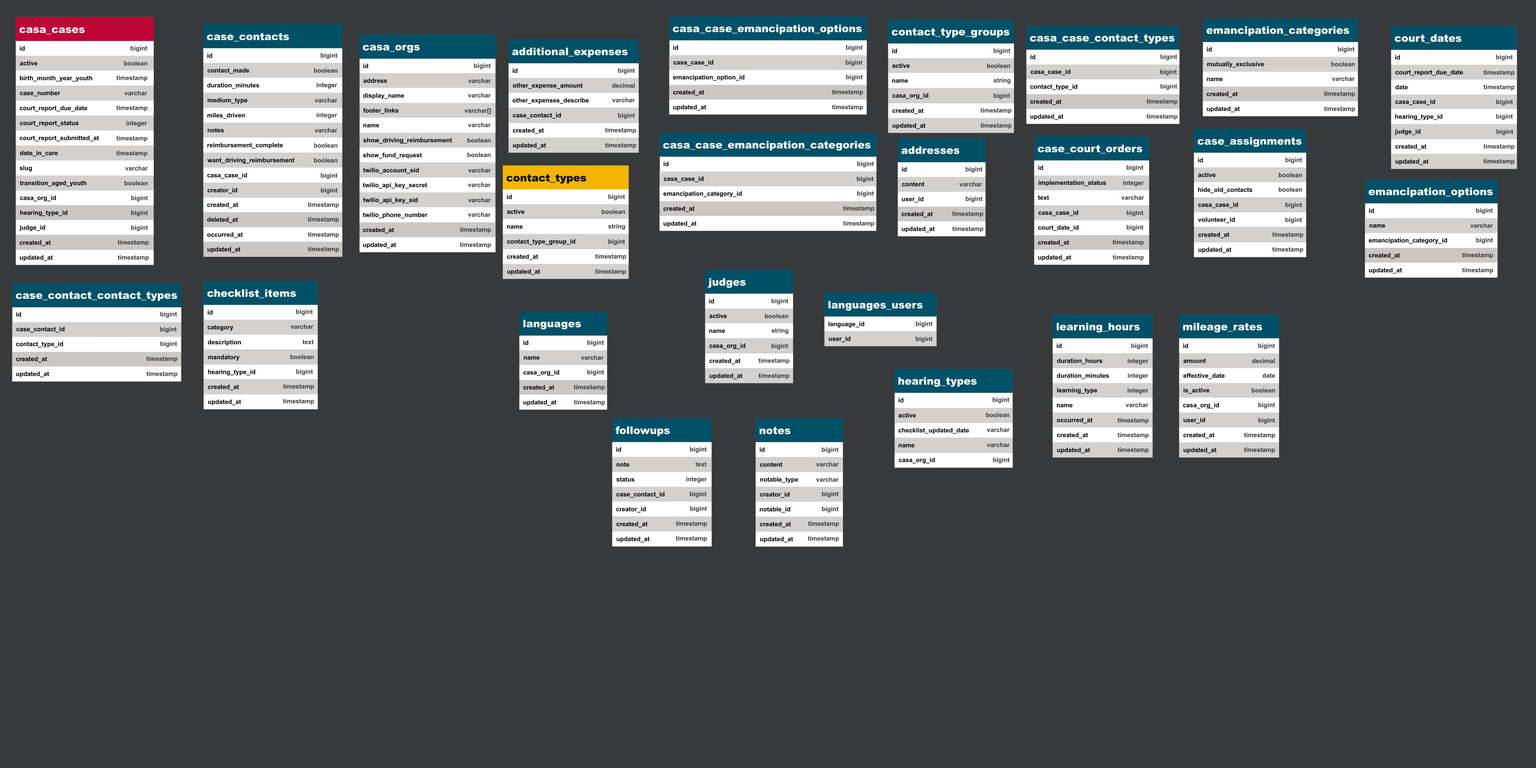
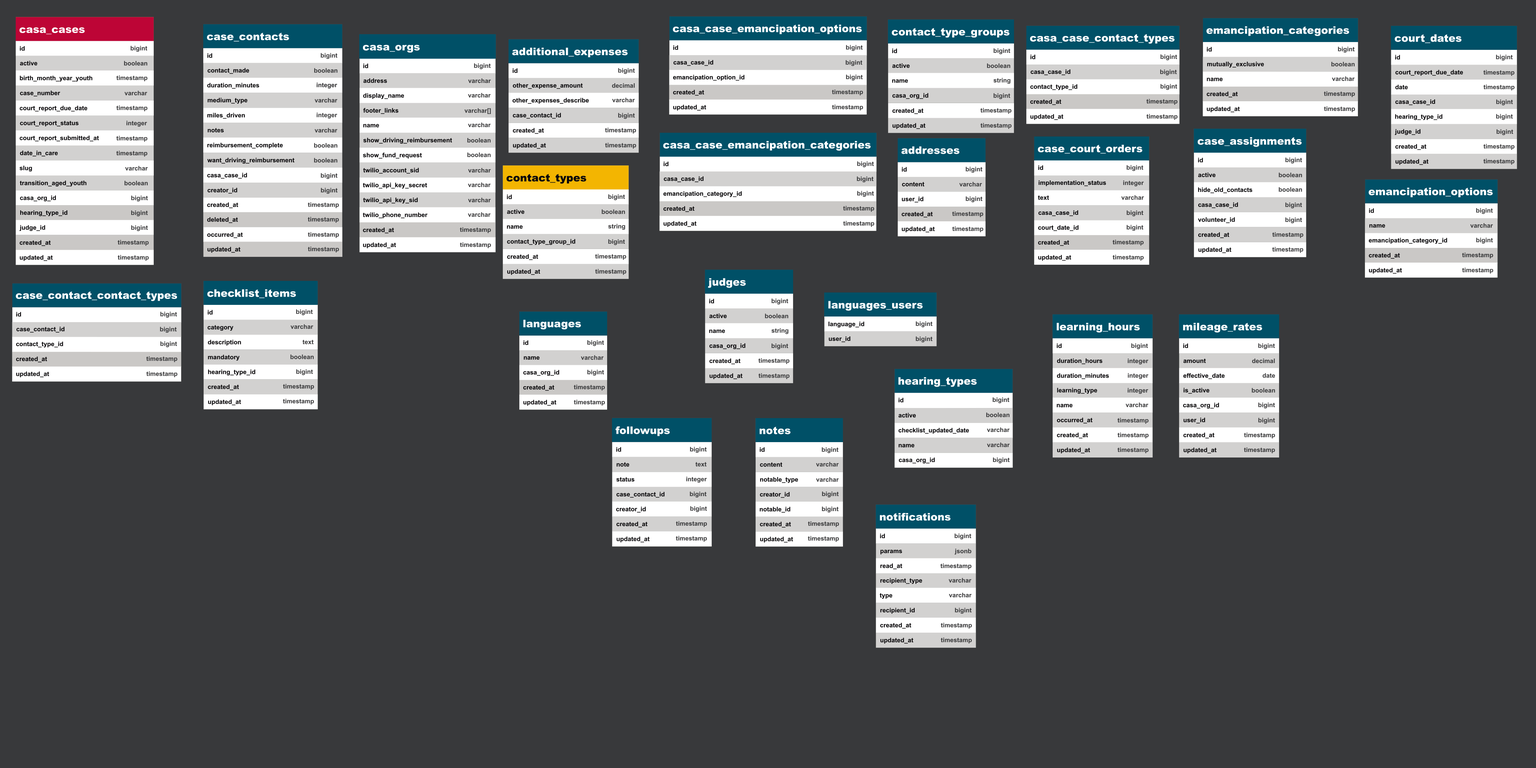
Two versions of the same layered image (1536 x 768). Layer-by-layer changes:
pixels changed over (18, 29, 1486, 648) (layer not identified)
